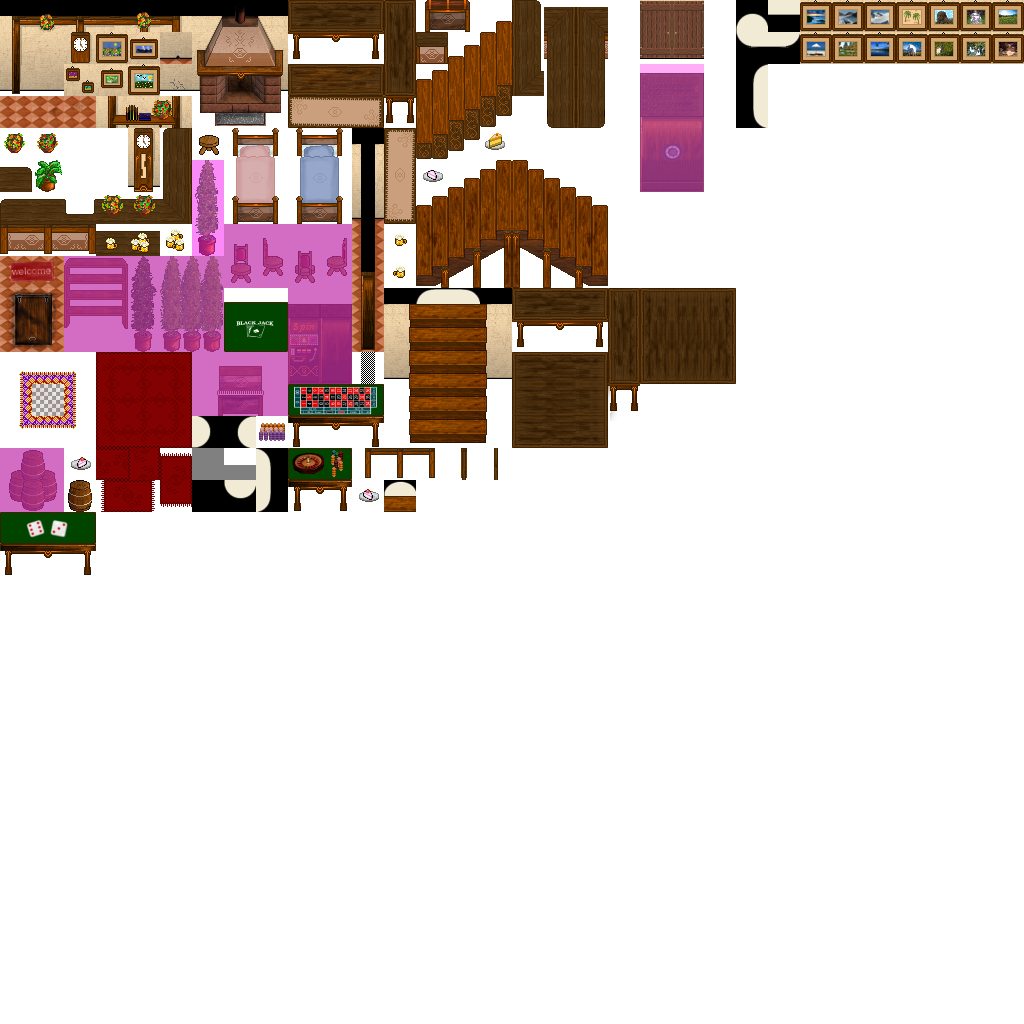
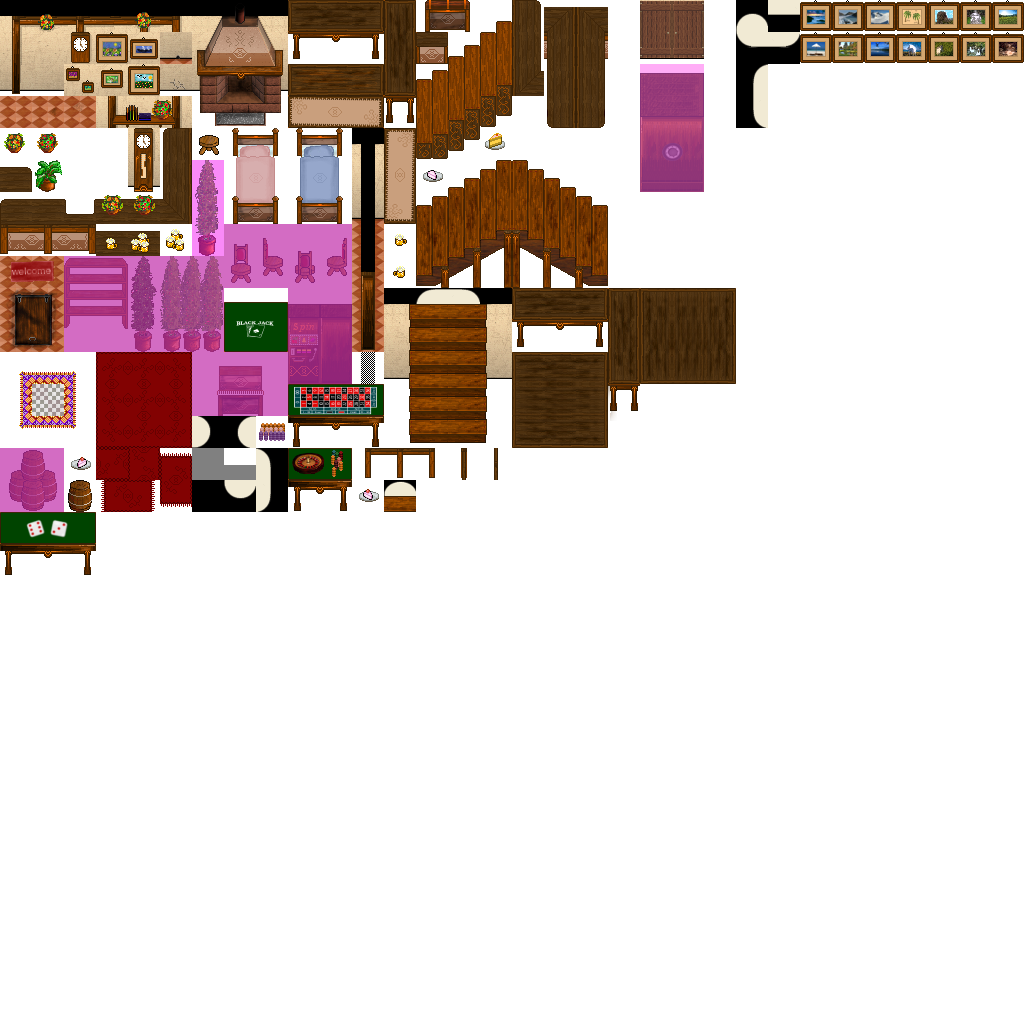
Layer changes from the first w=1024, h=1024 image to the second:
painted on "Hintergrund" over (800, 0, 1024, 64)
